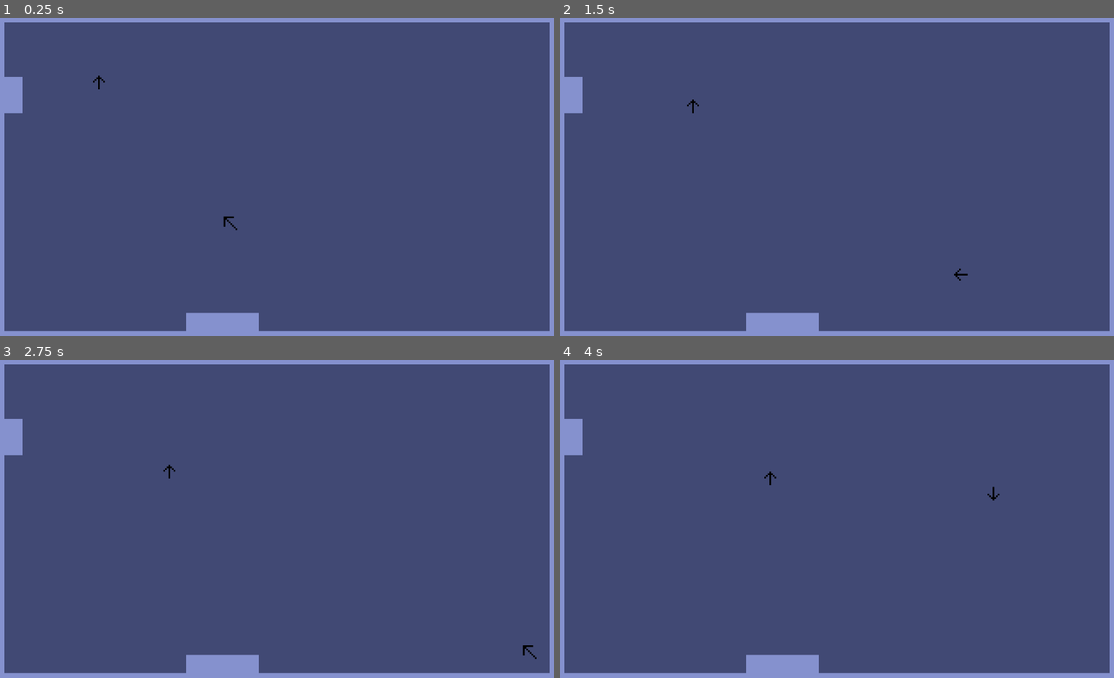
Above: before the commit, frames 1-4 (two rows, left to right).
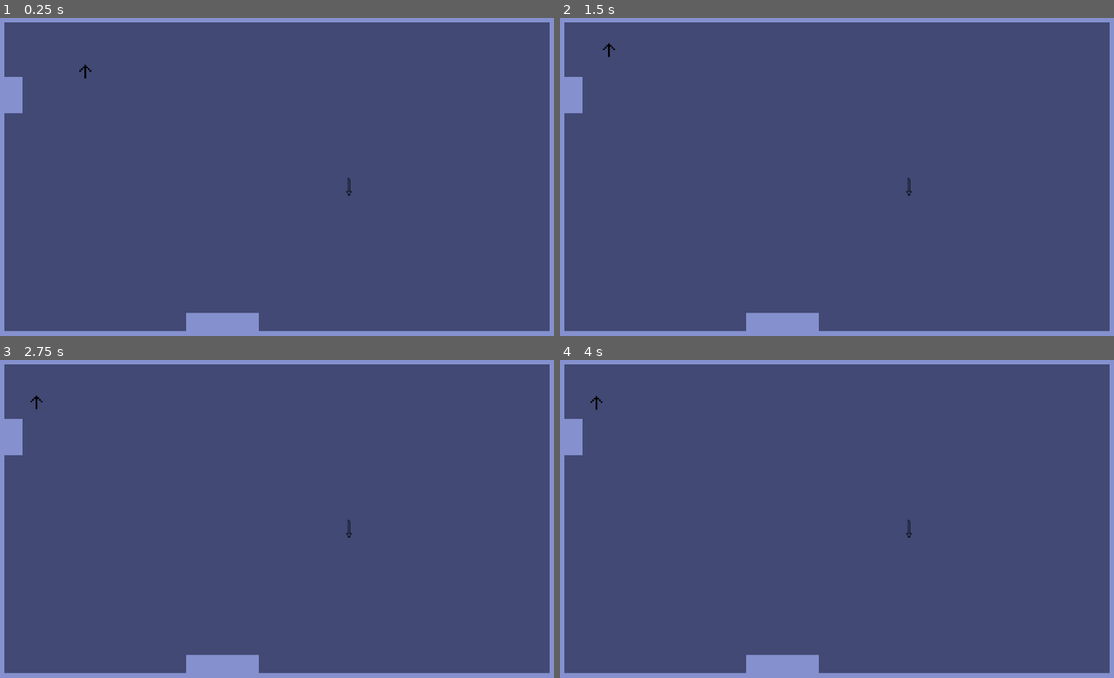
Above: after the commit, the same moments.

Repository: JeffKazuk/BloodQuest
Game: Godot game, scene res://TestScenes/BossTestRoom.tscn
Same seed, same stepped clock (60 frames per second), same inputs: the game is played once before the commit and once after it. Before the commit the project has no main scene; this scene is started directly in both runs.
Inputs (mouse positions are in pixels of both pictures, inside the frame that each line leads up to):
- Up to frame 1 (0.25 s): no input
- Up to frame 2 (1.5 s): move the mouse to (964, 157) at 0.52 s; press the mouse at (964, 157) at 0.53 s; hold D (right) 0.53-1.28 s; move the mouse to (720, 192) at 1.27 s; release the mouse at (720, 192) at 1.28 s; hold S (down) from 1.28 s (still down); click (720, 192) at 1.35 s
- Up to frame 3 (2.75 s): move the mouse to (332, 442) at 2.02 s; release S (down) at 2.03 s; hold D (right) from 2.03 s (still down); hold 4 (four) from 2.03 s (still down); click (332, 442) at 2.3 s
- Up to frame 4 (4 s): move the mouse to (809, 585) at 2.77 s; release D (right) at 2.78 s; release 4 (four) at 2.78 s; hold W (up) 2.78-3.53 s; tap 1 (one) at 2.85 s; click (809, 585) at 3.05 s; move the mouse to (1008, 566) at 3.52 s; hold A (left) from 3.53 s (still down); hold 3 (three) from 3.53 s (still down); click (1008, 566) at 3.8 s

The runs differ from the first frame. In frame 1, 0.1% of the frame differs, in the area x 14-64%, y 14-67%; in frame 2, 0.1%; in frame 3, 0.1%; in frame 4, 0.1%.

Commit message:
swordboss can now attack, also health bar ui

Diff:
--- /dev/null
+++ b/Scenes/Bosses/swordBoss/KinematicBody2D.gd
@@ -0,0 +1,25 @@
+extends KinematicBody2D
+
+
+var speed = 1
+
+
+
+func _ready():
+	set_physics_process(true)
+	#print(target)
+
+func _physics_process(delta):
+	var target = get_parent().find_node("Player")
+	var direction = (target.global_position - global_position).normalized()
+	var distance = global_position.distance_to(target.global_position)
+	#print(distance)
+	if distance > 100:
+		move_and_collide(direction*speed)
+
+#func _process(delta):
+	#var direction = (target.global_position - global_position).normalized()
+	#var distance = sqrt(pow((target.global_position.x - position.x),2) + pow((target.global_position.y - position.y),2))
+	#print(distance)
+	#if direction.length() >1:
+	#move_and_collide(direction*speed)
--- /dev/null
+++ b/Scenes/UI/healthbar.tscn
@@ -0,0 +1,21 @@
+[gd_scene format=2]
+
+[node name="HealthBar" type="Control"]
+margin_right = 1024.0
+margin_bottom = 600.0
+
+[node name="GUI" type="MarginContainer" parent="."]
+anchor_right = 1.0
+anchor_bottom = 1.0
+
+[node name="Main Menu" type="VBoxContainer" parent="GUI"]
+margin_right = 1024.0
+margin_bottom = 600.0
+alignment = 2
+
+[node name="ProgressBar" type="ProgressBar" parent="GUI/Main Menu"]
+margin_top = 598.0
+margin_right = 1024.0
+margin_bottom = 600.0
+value = 50.0
+percent_visible = false
--- a/Scenes/World/OverWorld.tscn
+++ b/Scenes/World/OverWorld.tscn
@@ -7,9 +7,10 @@
 [node name="OverWorld" type="Node2D"]
 
 [node name="Player" parent="." instance=ExtResource( 1 )]
+position = Vector2( 3.51611, 0 )
 
 [node name="World Sword" parent="." instance=ExtResource( 2 )]
-position = Vector2( 170, 0 )
+position = Vector2( 587.429, 188.683 )
 
 [node name="SwordBoss" parent="." groups=[
 "enemy",
--- a/Scripts/PlayerController.gd
+++ b/Scripts/PlayerController.gd
@@ -1,6 +1,7 @@
 extends KinematicBody2D
 
 export var speed = 400  # How fast the player will move (pixels/sec).
+export var direction = 0;
 
 var weapons = []
 var equipped = ''
@@ -69,14 +70,14 @@
     if equipped == 'sword':
         for node in get_tree().get_nodes_in_group('enemy'):
             if position.distance_to(node.position) < 70:
-                var direction = (get_global_mouse_position()-position).normalized()
+
                 var angle_to_enemy = rad2deg(direction.angle_to(node.direction))
                 #print(direction)
                 #print(node.direction)
                 print(abs(angle_to_enemy))
                 #I very clearly fucked this up but it works
                 if abs(angle_to_enemy) < 202.5 && abs(angle_to_enemy) > 157.5:
-                    print('hit')
+                    print('hit enemy')
 
 
 func _process(delta):
@@ -103,6 +104,7 @@
         if len(weapons) >= 4:
             equipped = weapons[3]
     update_direction()
+    direction = (get_global_mouse_position()-position).normalized()
     #print(equipped)
 
     if velocity.length() > 0: #if the length of the vector is greater than 0
--- a/Scripts/SwordBoss.gd
+++ b/Scripts/SwordBoss.gd
@@ -3,7 +3,7 @@
 
 var speed = 1
 export var direction = 0
-
+var timer = 5
 
 func _ready():
 	set_physics_process(true)
@@ -17,9 +17,21 @@
 	if distance > 20:
 		move_and_collide(direction*speed)
 
-#func _process(delta):
-	#var direction = (target.global_position - global_position).normalized()
-	#var distance = sqrt(pow((target.global_position.x - position.x),2) + pow((target.global_position.y - position.y),2))
-	#print(distance)
-	#if direction.length() >1:
-	#move_and_collide(direction*speed)
+func _process(delta):
+	timer -= delta
+	if timer<=0:
+		attack()
+		timer = 5
+
+func attack():
+    print("Enemy is attacking")
+    var player = get_parent().find_node("Player")
+    if position.distance_to(player.global_position) < 70:
+        #direction = (player.global_position - global_position).normalized()
+        var angle_to_player = rad2deg(direction.angle_to(player.direction))
+                #print(direction)
+                #print(node.direction)
+        print(abs(angle_to_player))
+                #I very clearly fucked this up but it works
+        if abs(angle_to_player) < 202.5 && abs(angle_to_player) > 157.5:
+            print('hit player')
--- a/TestScenes/BossTestRoom.tscn
+++ b/TestScenes/BossTestRoom.tscn
@@ -1,8 +1,9 @@
-[gd_scene load_steps=4 format=2]
+[gd_scene load_steps=5 format=2]
 
 [ext_resource path="res://TileSets/testTiles.tres" type="TileSet" id=1]
 [ext_resource path="res://Scenes/Player/Player.tscn" type="PackedScene" id=2]
 [ext_resource path="res://Scenes/Bosses/swordBoss/SwordBoss.tscn" type="PackedScene" id=3]
+[ext_resource path="res://Scenes/World/World Sword.tscn" type="PackedScene" id=4]
 
 [node name="Node2D" type="Node2D"]
 
@@ -15,8 +16,18 @@
 format = 1
 tile_data = PoolIntArray( 0, 0, 0, 1, 0, 0, 2, 0, 0, 3, 0, 0, 4, 0, 0, 5, 0, 0, 6, 0, 0, 7, 0, 0, 8, 0, 0, 9, 0, 0, 10, …(8345 unchanged characters)…
 
-[node name="Player" parent="." instance=ExtResource( 2 )]
-position = Vector2( 440.691, 396.751 )
+[node name="Player" parent="." groups=[
+"player",
+] instance=ExtResource( 2 )]
+position = Vector2( 0.000152588, 3.87704 )
 
-[node name="SwordBoss" parent="." instance=ExtResource( 3 )]
+[node name="SwordBoss" parent="." groups=[
+"enemy",
+] instance=ExtResource( 3 )]
 position = Vector2( 187.578, 137.657 )
+
+[node name="World Sword" parent="." instance=ExtResource( 4 )]
+position = Vector2( 639.713, 320.502 )
+
+[connection signal="sword_picked_up" from="Player" to="World Sword" method="_on_Player_sword_picked_up"]
+[connection signal="body_entered" from="World Sword" to="Player" method="_on_World_Sword_body_entered"]
--- a/project.godot
+++ b/project.godot
@@ -16,7 +16,7 @@
 [application]
 
 config/name="test"
-run/main_scene="res://Scenes/Main/test.tscn"
+run/main_scene="res://Scenes/Main/MAIN.tscn"
 config/icon="res://Sprites/icon.png"
 
 [input]
